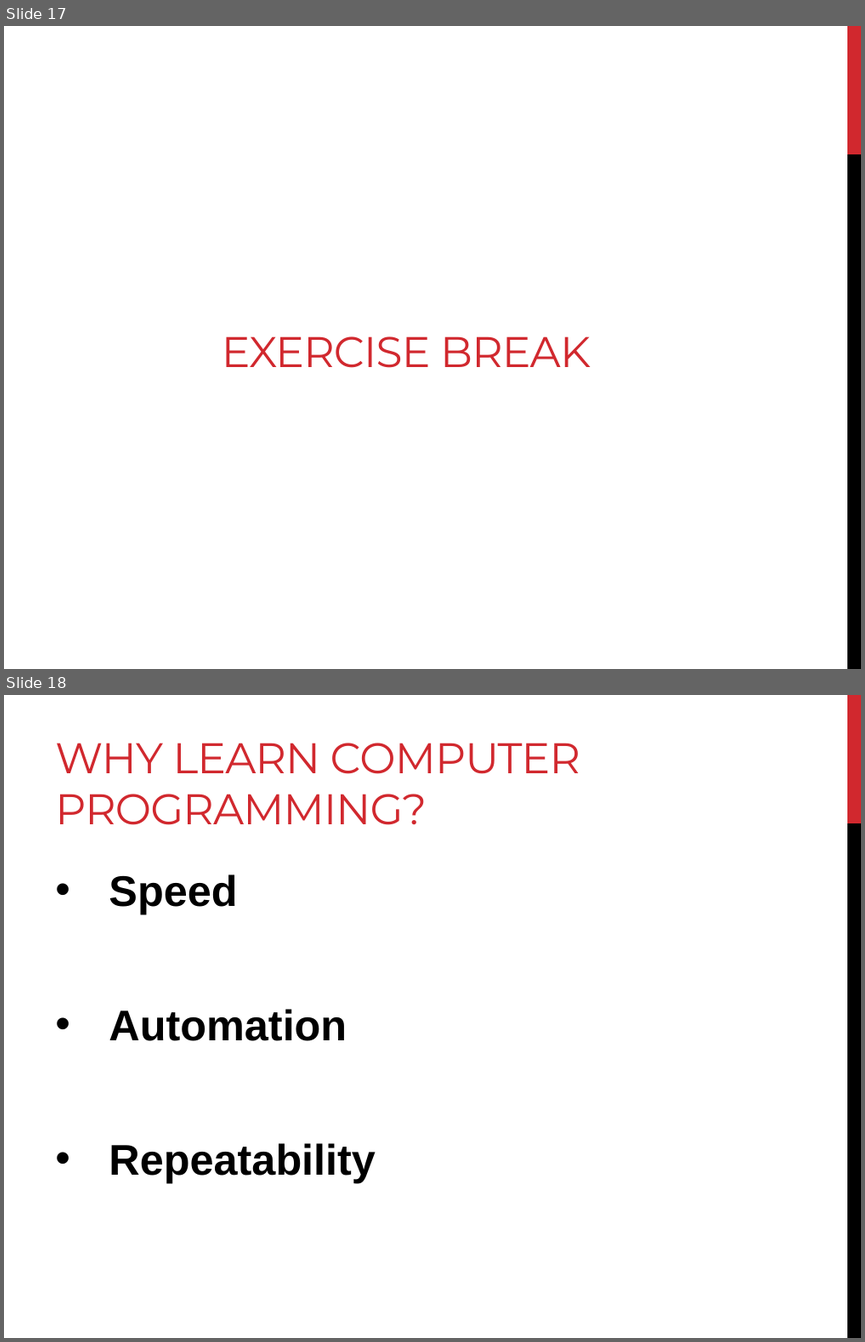
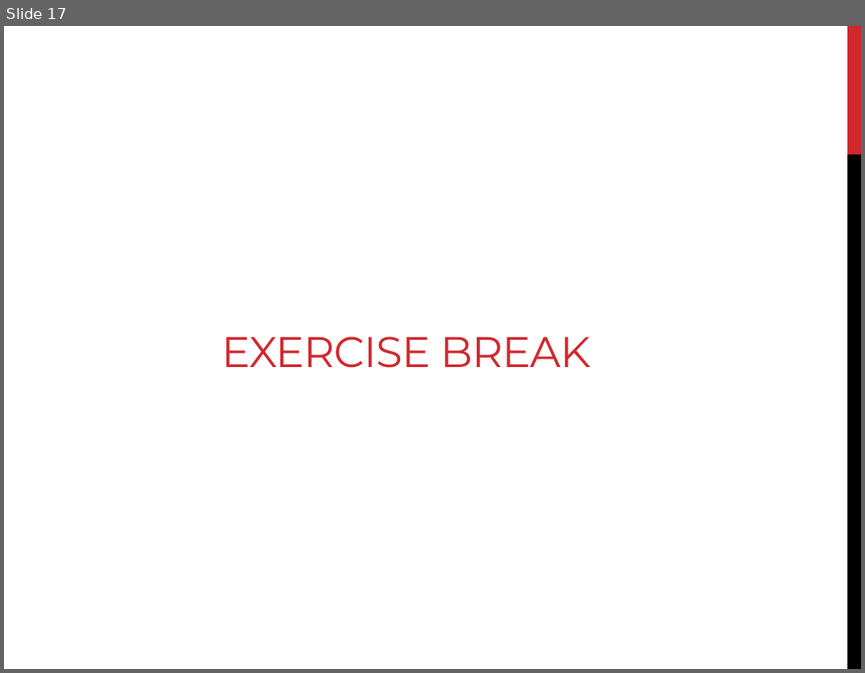
Before and after one commit to sjspielman/lacawac2017, a slide deck: day2/commandline.pptx. Shown one above the other, each under a label of ours: slides 17 and 18 before the commit, slide 17 after it. The pictures are 865x1342 and 865x673 pixels, drawn with LibreOffice and Linux fonts; fonts in the diff are those of the drawing. Boxes give left, top, right and bottom in pixels: in the first picture for what was removed or moved away, otherwise in the second. Text is boxed around its words. In the diff, an @@ line names an element or a change of style, - is before the commit and + after.

```diff
--- a/day2/commandline.pptx
+++ b/day2/commandline.pptx
@@ slide 18 removed at (4,695,861,1338), background #FFFFFF; not listed: 2 template elements that a slide beside it also shows @@
@@ title removed at (55,743,580,825) @@
-WHY LEARN COMPUTER PROGRAMMING?
@@ text removed at (109,874,375,1183) @@
-• Speed
-• Automation
-• Repeatability
```
Also in this commit, not shown: 28 slides added, 2 other slides removed, 11 other files.
